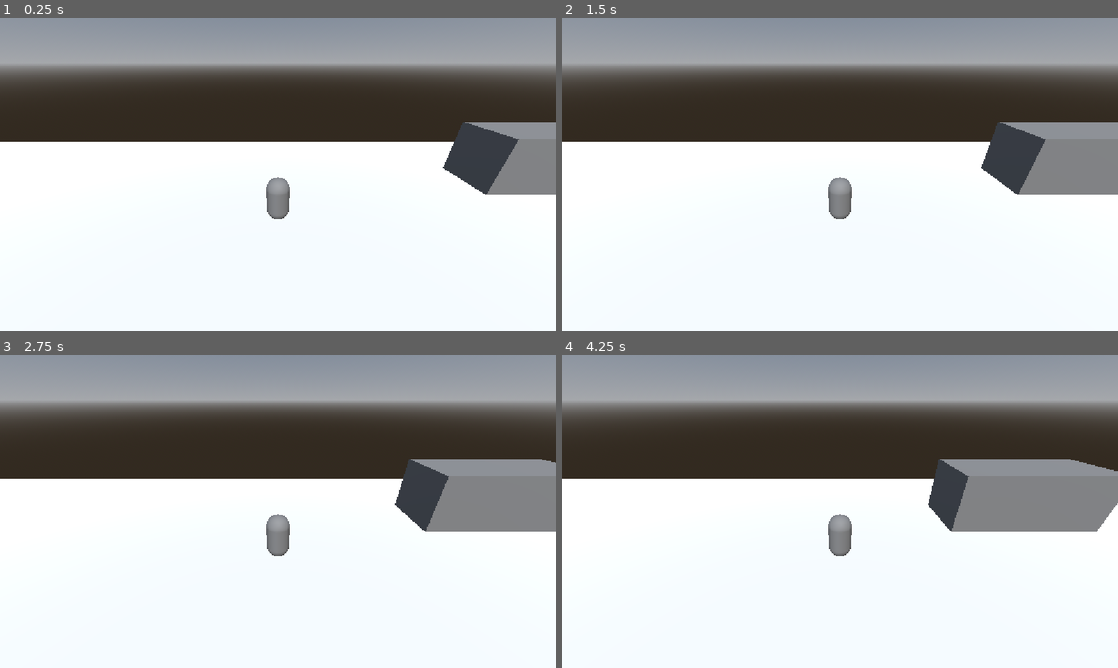
Above: before the commit, frames 1-4 (two rows, left to right).
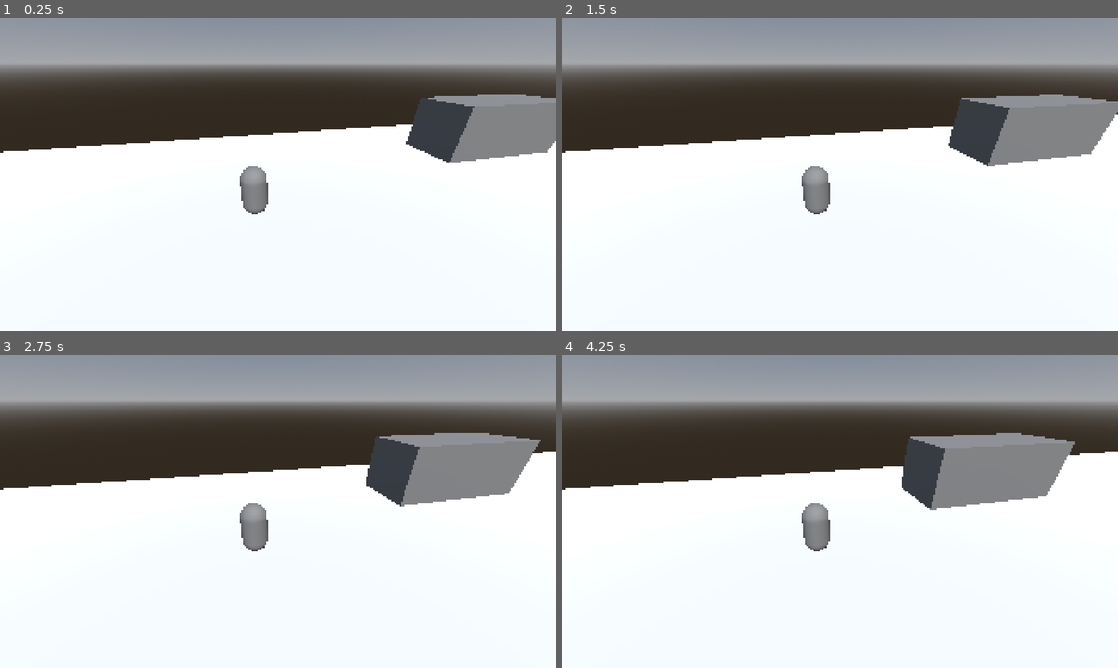
Above: after the commit, the same moments.

Repository: Derpest2Dude/AGL-Mini-Game-Jam-Team-2
Game: Godot game, scene res://Scenes/Test Scenes/obstacle_test.tscn
The game is run twice, just before and just after one commit, with the same random seed, the same clock (stepped at 60 frames per second) and the same inputs. The project has no main scene, so this scene is started directly.
Inputs:
- Up to frame 1 (0.25 s): no input
- Up to frame 2 (1.5 s): no input
- Up to frame 3 (2.75 s): no input
- Up to frame 4 (4.25 s): no input

The runs differ from the first frame. In frame 1, 8.9% of the frame differs, in the area x 0-100%, y 24-65%; in frame 2, 9.4%; in frame 3, 9.9%; in frame 4, 10%.

Commit message:
Viewport Change
Changed viewport resolution to 1920x1080p

Diff:
--- a/Scenes/Test Scenes/obstacle_test.tscn
+++ b/Scenes/Test Scenes/obstacle_test.tscn
@@ -25,7 +25,7 @@
 [node name="Node3D" type="Node3D" unique_id=300869962]
 
 [node name="Camera3D" type="Camera3D" parent="." unique_id=366286402]
-transform = Transform3D(1, 0, 0, 0, 0.87774336, 0.4791311, 0, -0.4791311, 0.87774336, 0, 6.223775, 7.3145237)
+transform = Transform3D(0.9757123, 0.10495655, -0.19227496, 0, 0.87774336, 0.47913113, 0.21905601, -0.4674941, 0.856425, -0.55567646, 5.318817, 6.6124005)
 
 [node name="WorldEnvironment" type="WorldEnvironment" parent="." unique_id=549093227]
 environment = SubResource("Environment_3g7ld")
--- a/project.godot
+++ b/project.godot
@@ -16,6 +16,8 @@
 
 [display]
 
+window/size/viewport_width=1920
+window/size/viewport_height=1080
 window/stretch/mode="canvas_items"
 window/stretch/aspect="expand"
 
